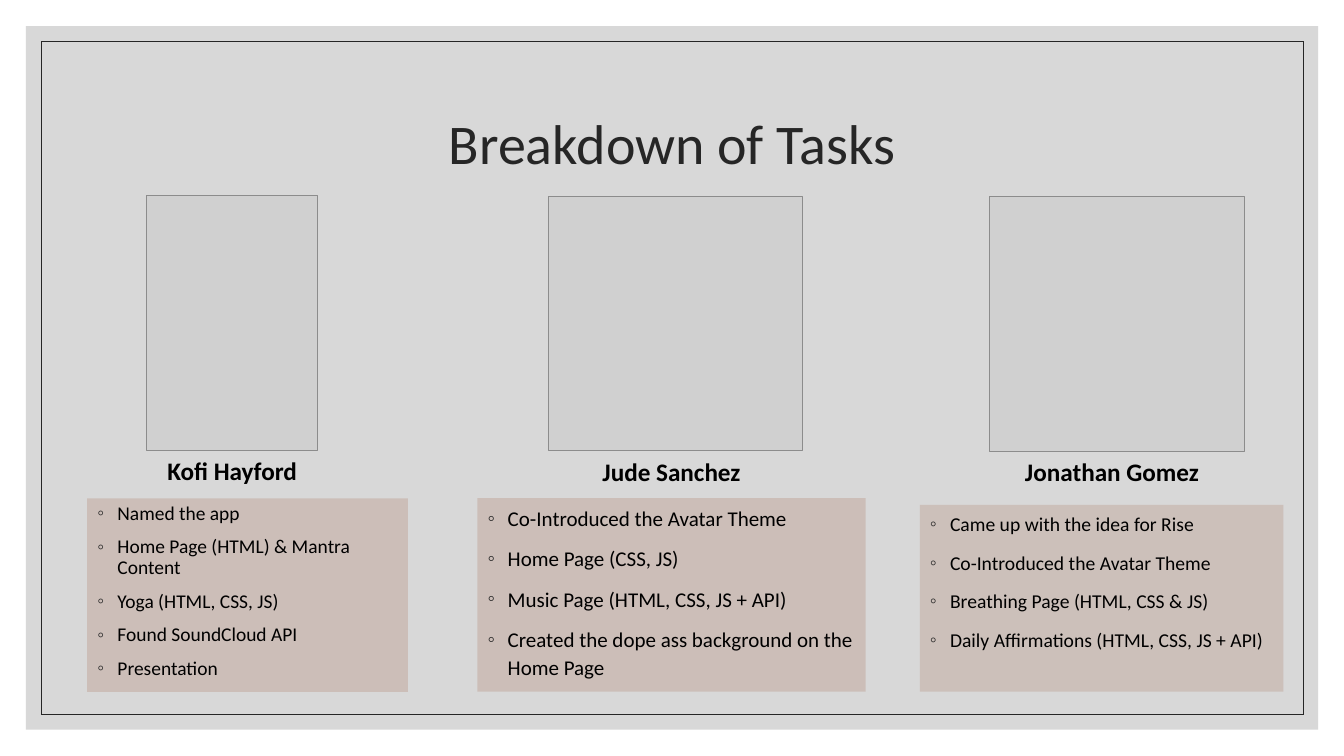
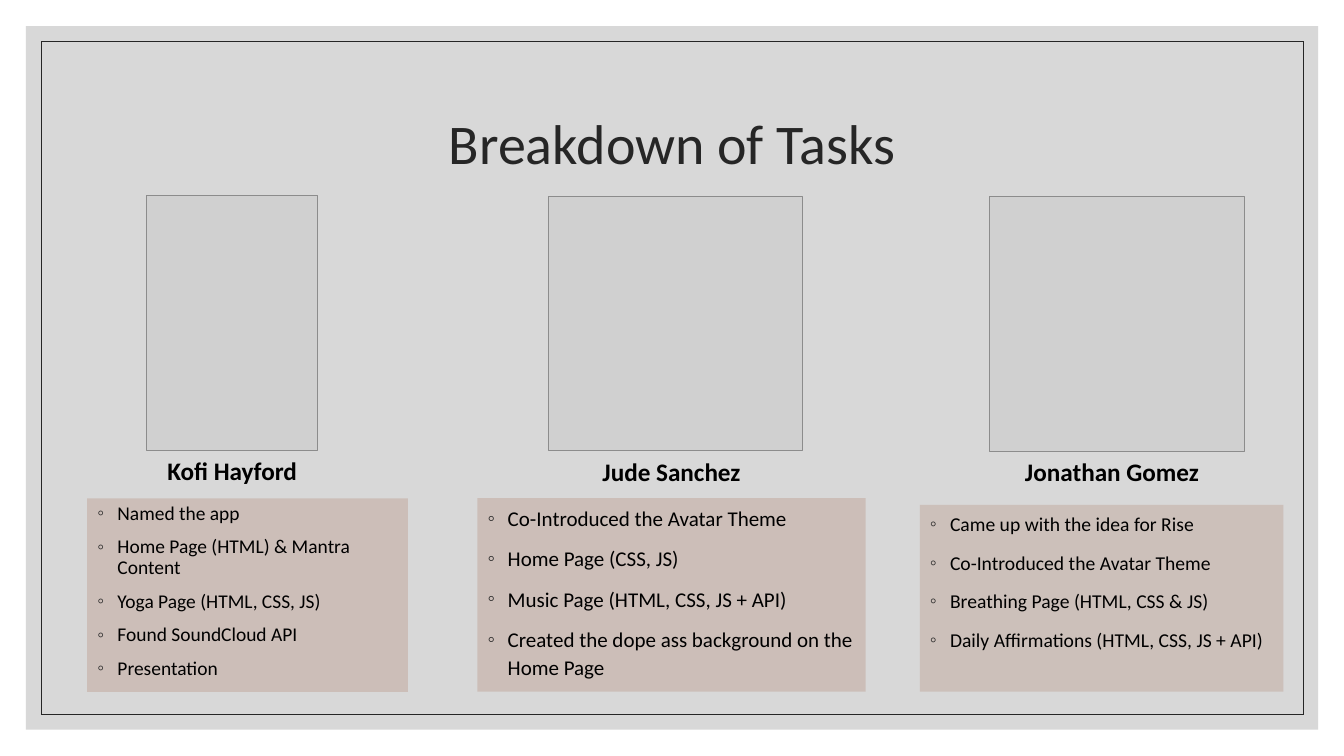
Before and after one commit to kofihayford/Rise-App, a slide deck: slide 5 of assets/Rise App .pptx. Drawn at 1344x756 pixels with LibreOffice and Linux fonts; fonts in the diff are those of the drawing; grey boxes stand for pictures. Boxes give left, top, right and bottom in pixels: in the first picture for what was removed or moved away, otherwise in the second. Text is boxed around its words. In the diff, an @@ line names an element or a change of style, - is before the commit and + after.

Commit message:
typos and some minor additions

```diff
--- a/assets/Rise App .pptx
+++ b/assets/Rise App .pptx
@@ text at (x1=117, y1=594, x2=320, y2=612): text changed @@
-◦ Yoga (HTML, CSS, JS)
+◦ Yoga Page (HTML, CSS, JS)
```
Also in this commit, not shown: 1 other slide changed.
